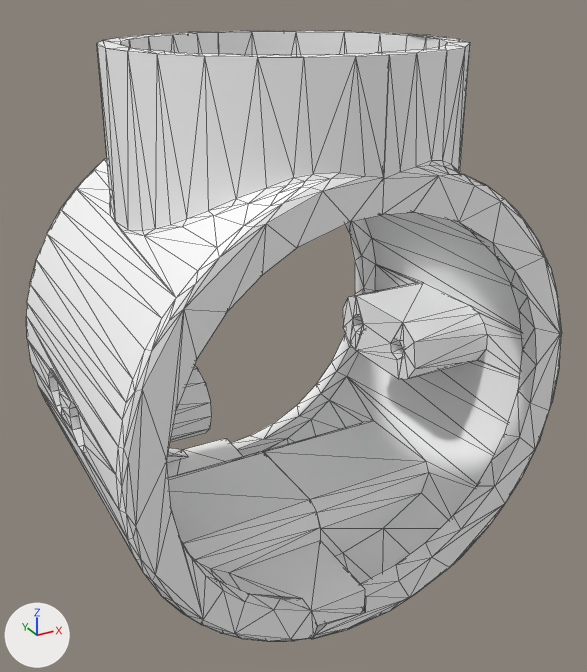
What one commit did to the COLLADA model tmc_hsrb_description/meshes/wrist_v0/wrist_flex.dae.
One viewpoint serves both versions: a camera (50 mm lens) standing at (-0.038, -0.0709, 0.0378) and looking at (0.0005, -0.001, 0.0028). Lighting does not change. The marker at lower left points along +X, +Y and +Z. The picture after the commit comes second. Mesh edges are drawn as thin lines. Vertices at exactly the same position are counted once.

Objects in the first picture: 'Wrist_Flex'.
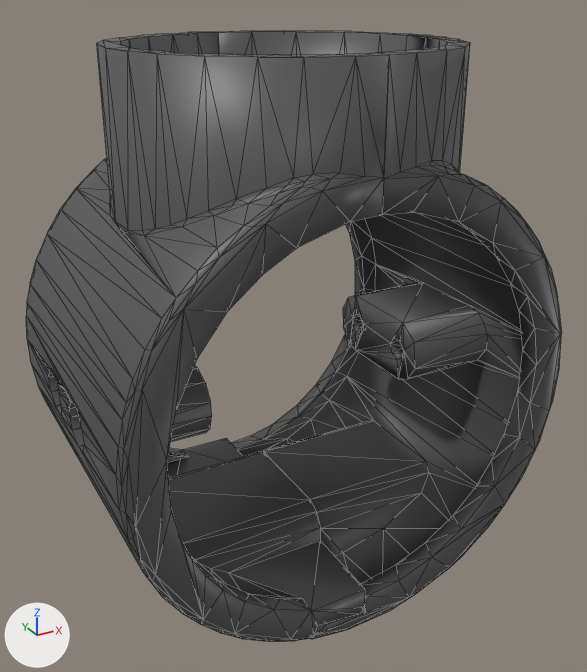
Changed parts and their boxes (x1, y1, x2, y2) in the pictures (587 x 672 px):
'Wrist_Flex', recoloured, shading changed (darker)
    both: (26, 31, 562, 641)

What changed in the scene script:
```text
Add img_gray_png:
    img_gray_png = load_image('gray.png', 'gray.png', 512, 512, 'sRGB')
Add mat_material_001:
    mat_material_001 = principled_material('Material_001')
    mat_material_001.texture = img_gray_png
    mat_material_001.roughness = 0.44
Change me_wrist_flex:
    where me_wrist_flex.from_pydata(...)  # 1044 vertices, 2116 faces; spans x -0.024..0.024, y -0.017..0.017, z -0.024..0.0325
    used by ob_wrist_flex; location = (0.0, 0.0, 0.0)
    remove me_wrist_flex.materials.append(mat_glay)  # picture img_white_png
    me_wrist_flex part 1: all faces are now shaded smooth (2116 of 2116 changed)
    add me_wrist_flex.materials.append(mat_material_001)  # picture img_gray_png
```
